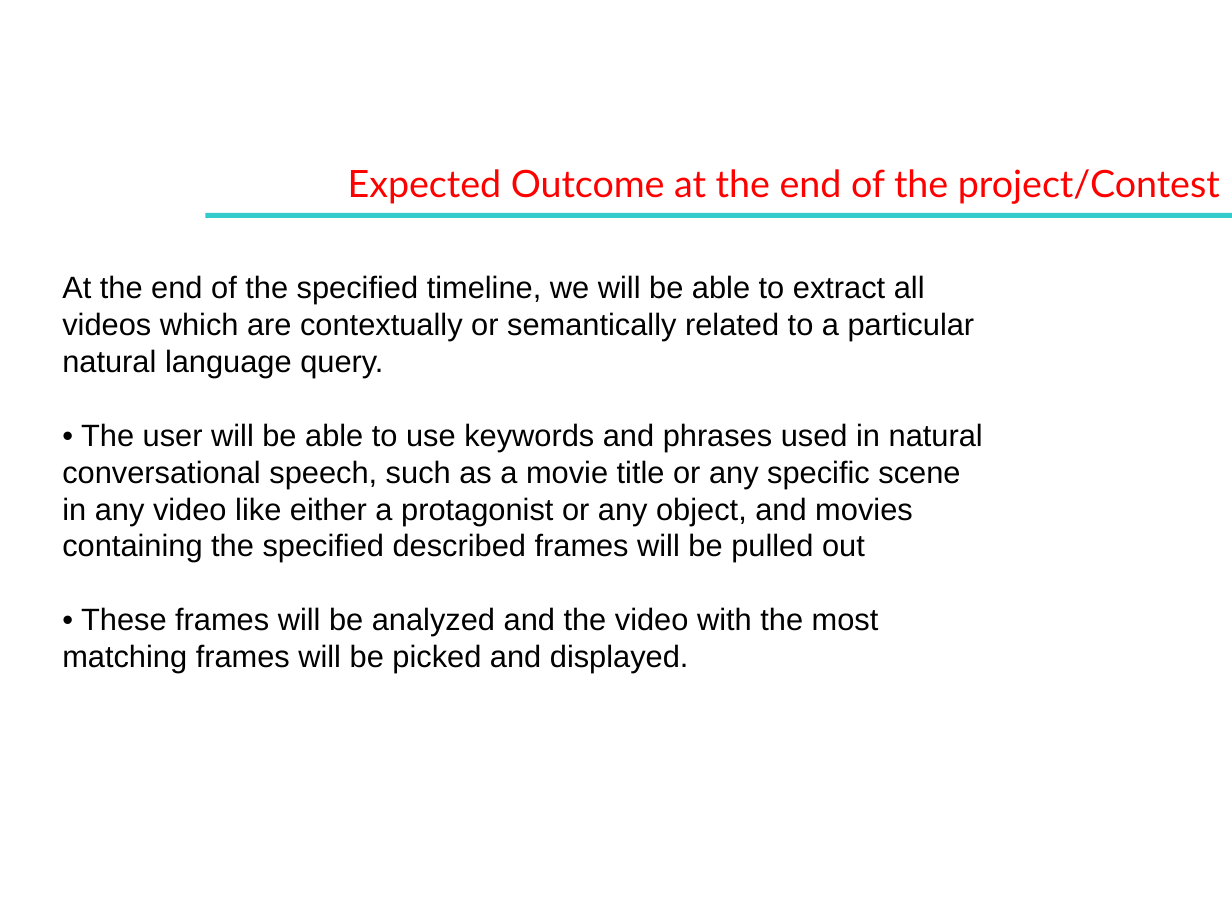
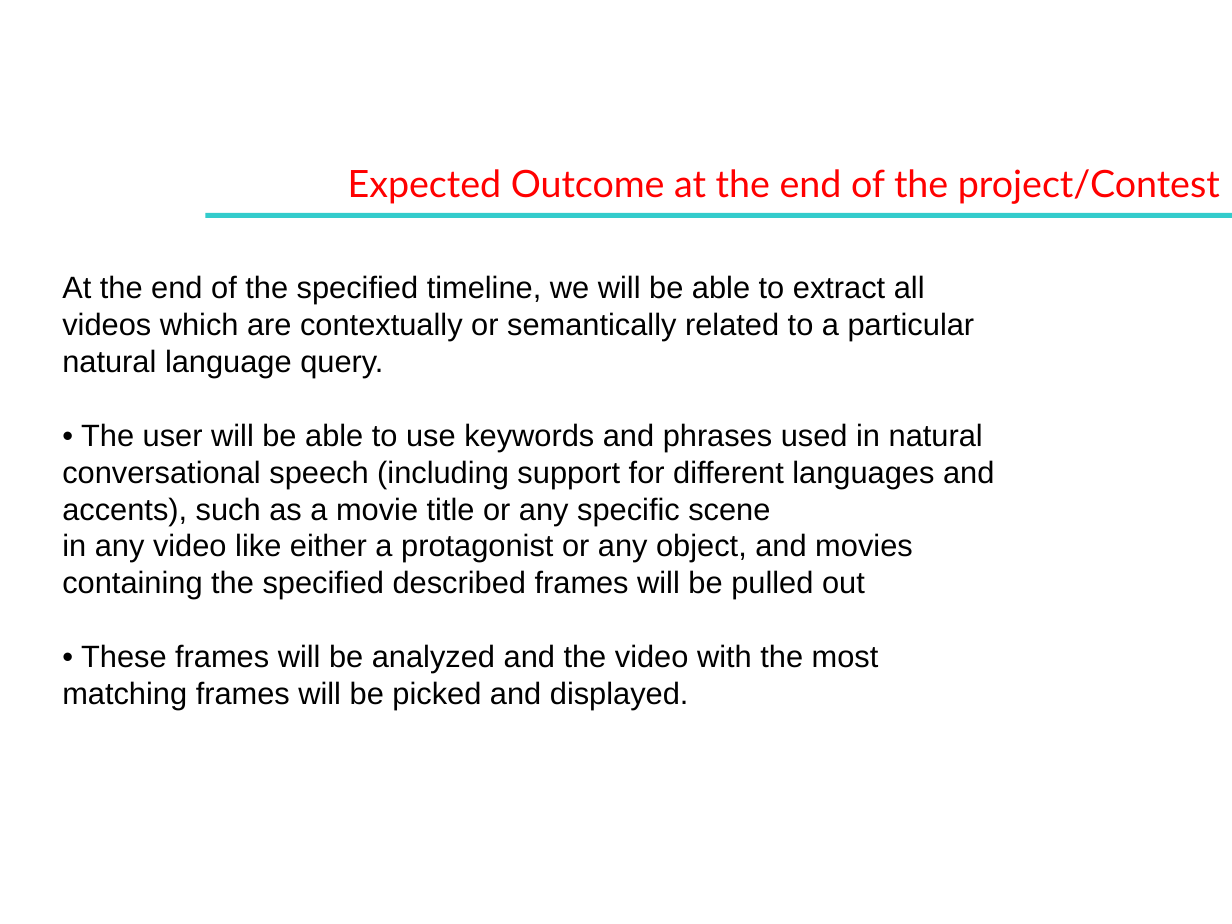
Before and after one commit to aditeyabaral/natural-language-database-querying, a slide deck: slide 2 of Presentation/Intel Contest_template.pptx. Drawn at 1232x924 pixels with LibreOffice and Linux fonts; fonts in the diff are those of the drawing; background and template pictures are left out. Boxes give left, top, right and bottom in pixels: in the first picture for what was removed or moved away, otherwise in the second. Text is boxed around its words. In the diff, an @@ line names an element or a change of style, - is before the commit and + after.

```diff
--- a/Presentation/Intel Contest_template.pptx
+++ b/Presentation/Intel Contest_template.pptx
@@ text at [62,460,994,525]: text changed @@
-conversational speech, such as a movie title or any specific scene
+conversational speech (including support for different languages and accents), such as a movie title or any specific scene
```
Also in this commit, not shown: 6 other slides changed, 1 other file.
